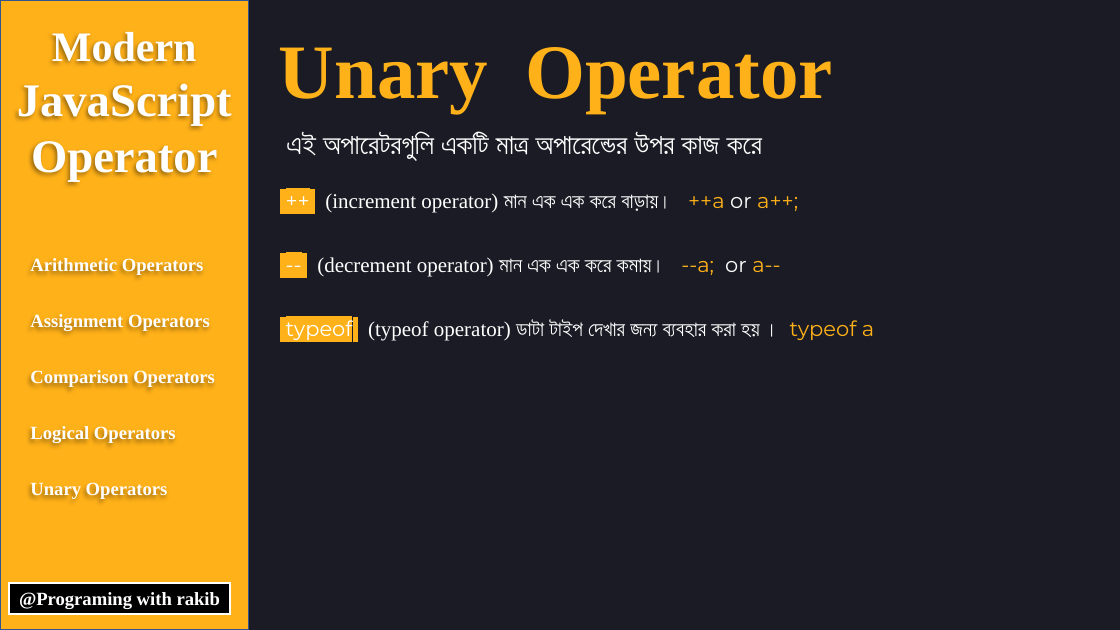
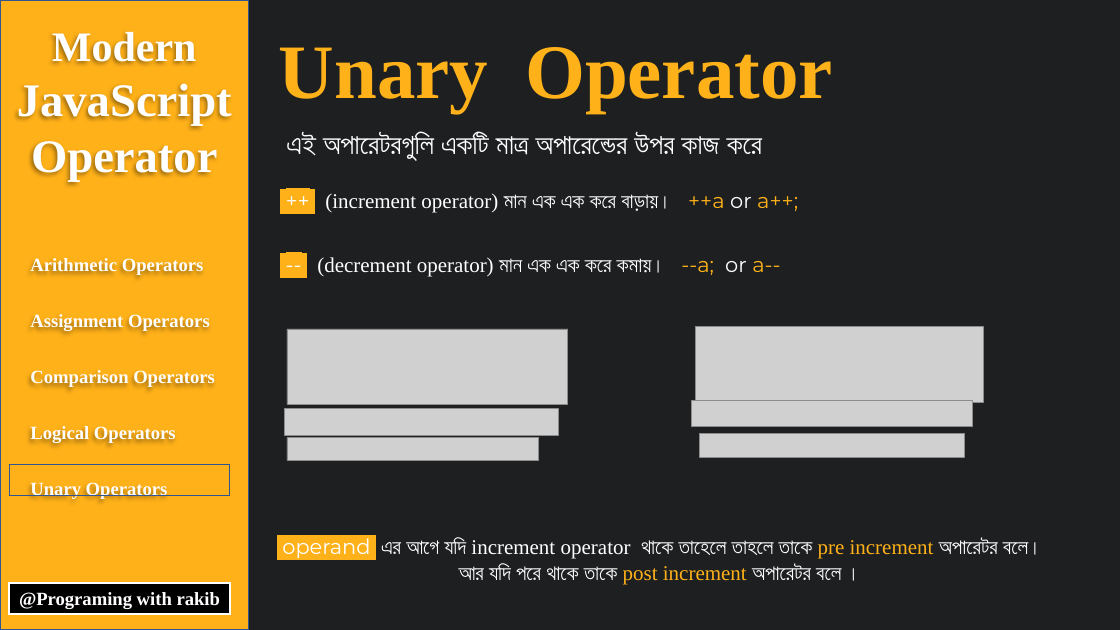
Before and after one commit to rakibmiah99/tutorial-resource, a slide deck: slide 8 of Javascript/operators.pptx. Drawn at 1120x630 pixels with LibreOffice and Linux fonts; fonts in the diff are those of the drawing; grey boxes stand for pictures. Boxes give left, top, right and bottom in pixels: in the first picture for what was removed or moved away, otherwise in the second. Text is boxed around its words. In the diff, an @@ line names an element or a change of style, - is before the commit and + after.

```diff
--- a/Javascript/operators.pptx
+++ b/Javascript/operators.pptx
@@ background #1A1B24 to #1D1F21 @@
@@ text removed at [286, 315, 874, 342] @@
-typeof (typeof operator) ডাটা টাইপ দেখার জন্য ব্যবহার করা হয় । typeof a
@@ picture added at [287, 329, 568, 405] @@
@@ picture added at [696, 326, 984, 402] @@
@@ picture added at [285, 409, 559, 435] @@
@@ picture added at [691, 401, 972, 426] @@
@@ picture added at [287, 438, 539, 460] @@
@@ picture added at [700, 434, 965, 457] @@
@@ rectangle added at [9, 465, 230, 496], outline #325491 1 pt @@
@@ text added at [282, 534, 1042, 584], 18 pt, text #FFFFFF @@
+operand এর আগে যদি increment operator থাকে তাহেলে তাহলে তাকে pre increment অপারেটর বলে। আর যদি পরে থাকে তাকে post increment অপারেটর বলে ।
```
Also in this commit, not shown: 7 other slides changed, 5 other files.
